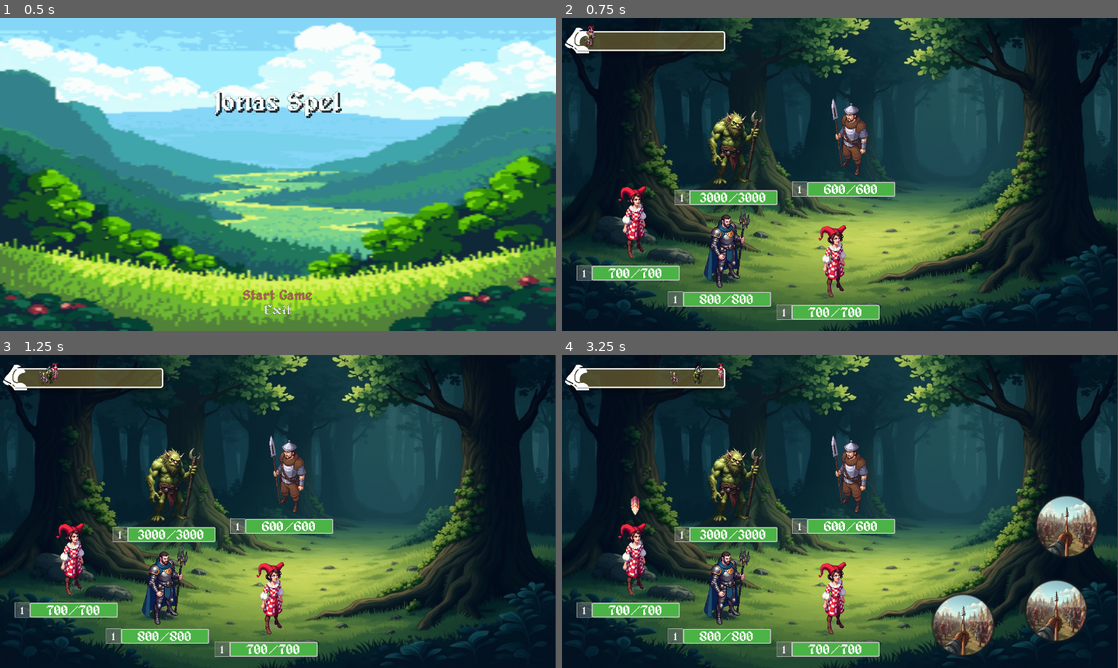
Above: before the commit, frames 1-4 (two rows, left to right).
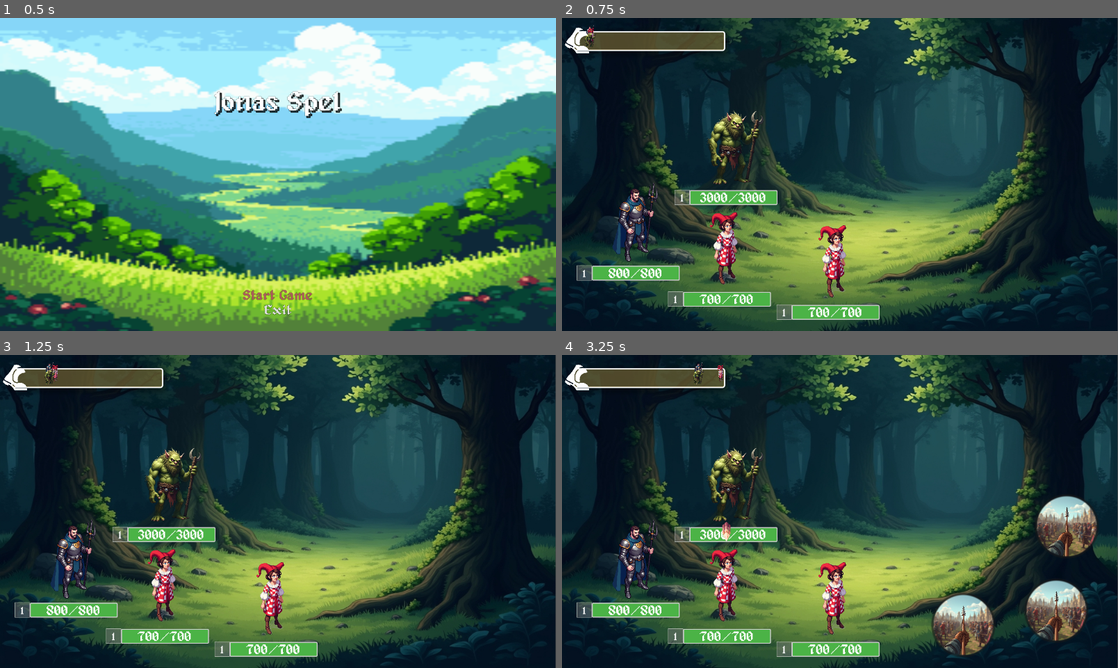
Above: after the commit, the same moments.

Repository: Pensho/Champ_Collector_2
Game: Godot game, scene res://Scenes/main.tscn
The game is run twice, just before and just after one commit, with the same random seed, the same clock (stepped at 60 frames per second) and the same inputs.
Inputs (mouse positions are in pixels of both pictures, inside the frame that each line leads up to):
- Up to frame 1 (0.5 s): no input
- Up to frame 2 (0.75 s): click "Start Game" at 0.5 s
- Up to frame 3 (1.25 s): no input
- Up to frame 4 (3.25 s): click (634, 558) at 1.27 s; click (634, 558) at 2.02 s; click (634, 558) at 2.77 s

Frame 1 is identical in both runs. In frame 2, 4.0% of the frame differs, in the area x 4-60%, y 2-92%; in frame 3, 4.1%; in frame 4, 4.2%, in the area x 8-60%, y 2-92%.

Commit message:
Added Damage Numbers in battle
Now there will be floating damage numbers in result of a damaging skill.

Resolves: #15

Diff:
--- a/Data/Battle_Variants/Battle_Troll.tres
+++ b/Data/Battle_Variants/Battle_Troll.tres
@@ -1,13 +1,12 @@
-[gd_resource type="Resource" script_class="Context_Battle" load_steps=5 format=3 uid="uid://c53pc6n0mhj8m"]
+[gd_resource type="Resource" script_class="Context_Battle" load_steps=4 format=3 uid="uid://c53pc6n0mhj8m"]
 
 [ext_resource type="Script" uid="uid://bjtnao6fgl8go" path="res://Scripts/Worldview/Context_Battle.gd" id="1_3p4dw"]
 [ext_resource type="Script" uid="uid://ftdwxfh8y3n1" path="res://Scripts/Character/character_preset.gd" id="1_bjutu"]
 [ext_resource type="Resource" uid="uid://bkdbytfqe0nwb" path="res://Data/Character_Enemy_Variants/Troll.tres" id="2_gpdaq"]
-[ext_resource type="Resource" uid="uid://b37nmpv7mries" path="res://Data/Character_Enemy_Variants/Militia.tres" id="3_gpdaq"]
 
 [resource]
 script = ExtResource("1_3p4dw")
-_enemies_wave_1 = Array[ExtResource("1_bjutu")]([ExtResource("2_gpdaq"), ExtResource("3_gpdaq")])
+_enemies_wave_1 = Array[ExtResource("1_bjutu")]([ExtResource("2_gpdaq")])
 _enemies_wave_2 = Array[ExtResource("1_bjutu")]([])
 _enemies_wave_3 = Array[ExtResource("1_bjutu")]([])
 _location = "res://Assets/Champ Collector/Scenery/Troll battle area/Troll_battle_area_7.jpg"
--- /dev/null
+++ b/Scenes/ui/Damage_Number.tscn
@@ -0,0 +1,146 @@
+[gd_scene load_steps=6 format=3 uid="uid://caq22aj34qk1f"]
+
+[ext_resource type="Script" uid="uid://c35o4eowgf517" path="res://Scripts/UI/damage_number.gd" id="1_0yml7"]
+[ext_resource type="Theme" uid="uid://c8irweh6md2jy" path="res://Assets/Champ Collector/Themes/default_theme.tres" id="2_iy6r6"]
+
+[sub_resource type="Animation" id="Animation_iy6r6"]
+resource_name = "Damage_Number_Animation"
+length = 2.0
+tracks/0/type = "method"
+tracks/0/imported = false
+tracks/0/enabled = true
+tracks/0/path = NodePath(".")
+tracks/0/interp = 1
+tracks/0/loop_wrap = true
+tracks/0/keys = {
+"times": PackedFloat32Array(2),
+"transitions": PackedFloat32Array(1),
+"values": [{
+"args": [],
+"method": &"remove"
+}]
+}
+tracks/1/type = "bezier"
+tracks/1/imported = false
+tracks/1/enabled = true
+tracks/1/path = NodePath("LabelContainer:scale:x")
+tracks/1/interp = 1
+tracks/1/loop_wrap = true
+tracks/1/keys = {
+"handle_modes": PackedInt32Array(0, 0, 0, 0),
+"points": PackedFloat32Array(0, -0.25, 0, 0.25, 0, 1, -0.25, 0, 0.25, 0, 1, -0.25, 0, 0.25, 0, 0, -0.25, 0, 0.25, 0),
+"times": PackedFloat32Array(0, 0.366667, 0.866667, 2)
+}
+tracks/2/type = "bezier"
+tracks/2/imported = false
+tracks/2/enabled = true
+tracks/2/path = NodePath("LabelContainer:scale:y")
+tracks/2/interp = 1
+tracks/2/loop_wrap = true
+tracks/2/keys = {
+"handle_modes": PackedInt32Array(0, 0, 0, 0),
+"points": PackedFloat32Array(0, -0.25, 0, 0.25, 0, 1, -0.25, 0, 0.25, 0, 1, -0.25, 0, 0.25, 0, 0, -0.25, 0, 0.25, 0),
+"times": PackedFloat32Array(0, 0.366667, 0.866667, 2)
+}
+tracks/3/type = "bezier"
+tracks/3/imported = false
+tracks/3/enabled = true
+tracks/3/path = NodePath("LabelContainer:modulate:a:r")
+tracks/3/interp = 1
+tracks/3/loop_wrap = true
+tracks/3/keys = {
+"handle_modes": PackedInt32Array(0, 0, 0),
+"points": PackedFloat32Array(0, -0.25, 0, 0.25, 0, 1, -0.25, 0, 0.25, 0, 0, -0.25, 0, 0.25, 0),
+"times": PackedFloat32Array(0, 0.5, 2)
+}
+tracks/4/type = "bezier"
+tracks/4/imported = false
+tracks/4/enabled = true
+tracks/4/path = NodePath("LabelContainer:modulate:a:g")
+tracks/4/interp = 1
+tracks/4/loop_wrap = true
+tracks/4/keys = {
+"handle_modes": PackedInt32Array(0, 0, 0),
+"points": PackedFloat32Array(0, -0.25, 0, 0.25, 0, 1, -0.25, 0, 0.25, 0, 0, -0.25, 0, 0.25, 0),
+"times": PackedFloat32Array(0, 0.5, 2)
+}
+tracks/5/type = "bezier"
+tracks/5/imported = false
+tracks/5/enabled = true
+tracks/5/path = NodePath("LabelContainer:modulate:a:b")
+tracks/5/interp = 1
+tracks/5/loop_wrap = true
+tracks/5/keys = {
+"handle_modes": PackedInt32Array(0, 0, 0),
+"points": PackedFloat32Array(0, -0.25, 0, 0.25, 0, 1, -0.25, 0, 0.25, 0, 0, -0.25, 0, 0.25, 0),
+"times": PackedFloat32Array(0, 0.5, 2)
+}
+tracks/6/type = "bezier"
+tracks/6/imported = false
+tracks/6/enabled = true
+tracks/6/path = NodePath("LabelContainer:modulate:a:a")
+tracks/6/interp = 1
+tracks/6/loop_wrap = true
+tracks/6/keys = {
+"handle_modes": PackedInt32Array(0, 0, 0),
+"points": PackedFloat32Array(0, -0.25, 0, 0.25, 0, 1, -0.25, 0, 0.25, 0, 0, -0.25, 0, 0.25, 0),
+"times": PackedFloat32Array(0, 0.5, 2)
+}
+
+[sub_resource type="Animation" id="Animation_012hm"]
+length = 0.001
+tracks/0/type = "bezier"
+tracks/0/imported = false
+tracks/0/enabled = true
+tracks/0/path = NodePath("LabelContainer:scale:y")
+tracks/0/interp = 1
+tracks/0/loop_wrap = true
+tracks/0/keys = {
+"handle_modes": PackedInt32Array(0),
+"points": PackedFloat32Array(0, -0.25, 0, 0.25, 0),
+"times": PackedFloat32Array(0)
+}
+tracks/1/type = "bezier"
+tracks/1/imported = false
+tracks/1/enabled = true
+tracks/1/path = NodePath("LabelContainer:scale:x")
+tracks/1/interp = 1
+tracks/1/loop_wrap = true
+tracks/1/keys = {
+"handle_modes": PackedInt32Array(0),
+"points": PackedFloat32Array(0, -0.25, 0, 0.25, 0),
+"times": PackedFloat32Array(0)
+}
+
+[sub_resource type="AnimationLibrary" id="AnimationLibrary_ccetx"]
+_data = {
+&"Damage_Number_Animation": SubResource("Animation_iy6r6"),
+&"RESET": SubResource("Animation_012hm")
+}
+
+[node name="DamageNumber" type="Node2D"]
+script = ExtResource("1_0yml7")
+
+[node name="AnimationPlayer" type="AnimationPlayer" parent="."]
+libraries = {
+&"": SubResource("AnimationLibrary_ccetx")
+}
+
+[node name="LabelContainer" type="Node2D" parent="."]
+scale = Vector2(1e-05, 1e-05)
+
+[node name="Label" type="Label" parent="LabelContainer"]
+anchors_preset = 8
+anchor_left = 0.5
+anchor_top = 0.5
+anchor_right = 0.5
+anchor_bottom = 0.5
+offset_left = -20.0
+offset_top = -11.5
+offset_right = 20.0
+offset_bottom = 11.5
+grow_horizontal = 2
+grow_vertical = 2
+theme = ExtResource("2_iy6r6")
+theme_override_font_sizes/font_size = 32
+text = "TEST"
--- /dev/null
+++ b/Scripts/UI/damage_number.gd
@@ -0,0 +1,21 @@
+class_name DamageNumber2D
+extends Node2D
+
+@onready var label: Label = $LabelContainer/Label
+@onready var animation_player: AnimationPlayer = $AnimationPlayer
+@onready var label_container: Node2D = $LabelContainer
+
+func SetValueAndAnimate(p_text: String, p_position: Vector2, p_height: float, p_spread: float) -> void:
+	label.text = p_text
+	animation_player.play("Damage_Number_Animation")
+
+	var tween = get_tree().create_tween()
+	var end_position = Vector2(randf_range(-p_spread, p_spread), -p_height) + p_position
+	var tween_length = animation_player.get_animation("Damage_Number_Animation").length
+
+	tween.tween_property(label_container, "position", end_position, tween_length).from(p_position)
+
+func remove() -> void:
+	animation_player.stop()
+	if(is_inside_tree()):
+		get_parent().remove_child(self)
--- a/Scripts/battle.gd
+++ b/Scripts/battle.gd
@@ -178,6 +178,8 @@
 	var cast_skill: Skill = _characters[p_attacker_ID]._skills[p_skill_ID]
 	for target_ID in p_target_IDs:
 		var damage_dealt: int = DamageDealt(_characters[p_attacker_ID], _characters[target_ID], p_skill_ID)
+		if(damage_dealt != 0):
+			_battle_ui.SpawnDamageNumber(damage_dealt, _character_repr[target_ID].position + Vector2(100, 70))
 		print("Character: ",  _characters[target_ID]._name, " took ", damage_dealt, " damage!")
 		_characters[target_ID]._currentHealth -= damage_dealt
 		if(_characters[target_ID]._currentHealth < 0):
--- a/Scripts/battle_ui.gd
+++ b/Scripts/battle_ui.gd
@@ -7,7 +7,25 @@
 @onready var _skill_button_3: Button = $Camera2D/Skill_3
 @warning_ignore_restore("unused_private_class_variable")
 
+const DAMAGE_NUMBER_TEMPLATE = preload("res://Scenes/ui/Damage_Number.tscn")
+
 signal battle_skill_selected(p_skill_ID: int)
+
+var _damage_number_2d_pool: Array[DamageNumber2D] = []
+
+func SpawnDamageNumber(p_value: int, p_position: Vector2) -> void:
+	var damage_number: DamageNumber2D = GetDamageNumber()
+	add_child(damage_number, true)
+	damage_number.SetValueAndAnimate(str(p_value), p_position, 100.0, 10.0)
+
+func GetDamageNumber() -> DamageNumber2D:
+	if (_damage_number_2d_pool.size() > 0):
+		return _damage_number_2d_pool.pop_front()
+	else:
+		var new_damage_number: DamageNumber2D = DAMAGE_NUMBER_TEMPLATE.instantiate()
+		new_damage_number.tree_exiting.connect(
+			func():_damage_number_2d_pool.append(new_damage_number))
+		return new_damage_number
 
 func SetSkill1Texture(p_texture_path: String) -> void:
 	_skill_button_1.icon = load(p_texture_path)
--- a/Scripts/main.gd
+++ b/Scripts/main.gd
@@ -13,8 +13,8 @@
 	add_child(_character_collection)
 	var context_container: ContextContainer = ContextContainer.new()
 
+	_character_collection.Add(KNIGHT.duplicate(true))
 	_character_collection.Add(JESTER.duplicate(true))
-	_character_collection.Add(KNIGHT.duplicate(true))
 	_character_collection.Add(JESTER.duplicate(true))
 
 	var all_chars = _character_collection.GetAllCharacters()
Not shown, added: Scripts/UI/damage_number.gd.uid
